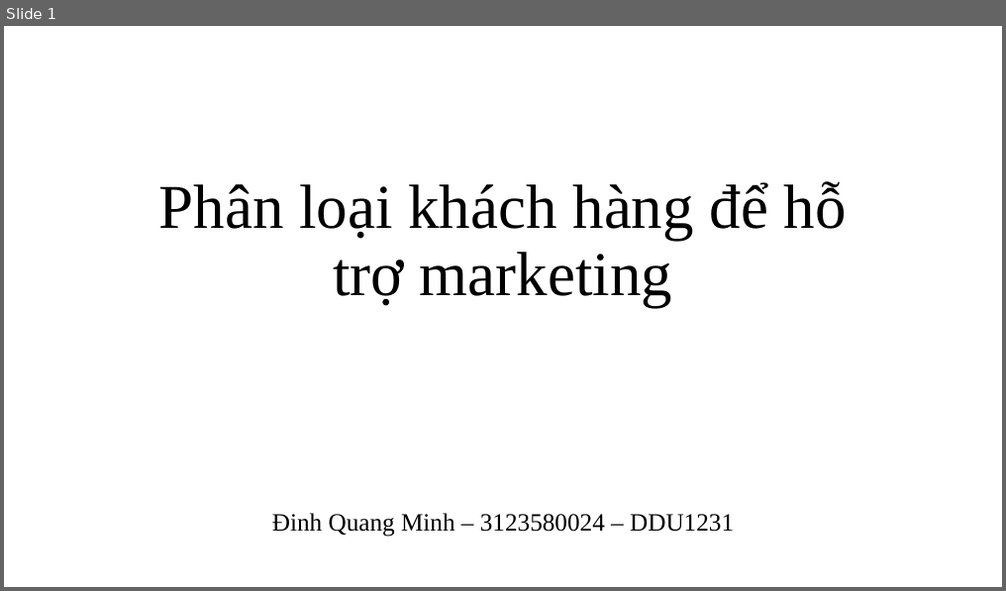
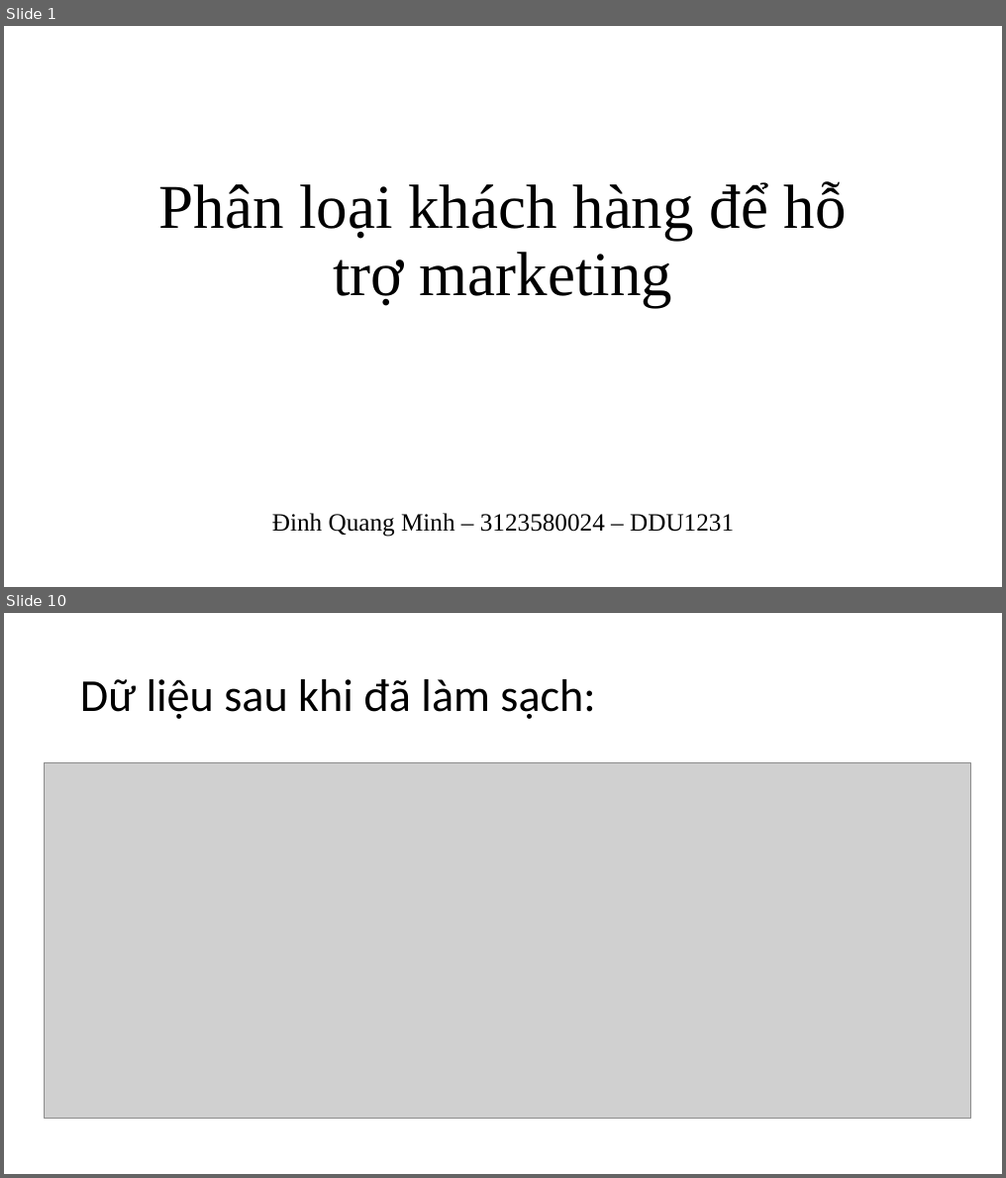
Before and after one commit to QuangMinh03042005/sgu25_kpdl, a slide deck: Lab02/online_retail.pptx. Shown one above the other, each under a label of ours: slide 1 before the commit, slides 1 and 10 after it; the slides between them are not shown. The pictures are 1006x591 and 1006x1178 pixels, drawn with LibreOffice and Linux fonts; fonts in the diff are those of the drawing; grey boxes stand for pictures. Boxes give left, top, right and bottom in pixels: in the first picture for what was removed or moved away, otherwise in the second. Text is boxed around its words. In the diff, an @@ line names an element or a change of style, - is before the commit and + after.

```diff
--- a/Lab02/online_retail.pptx
+++ b/Lab02/online_retail.pptx
@@ slide 10 added at (4,613,1002,1174), background #FFFFFF @@
@@ title added at (80,679,595,719), 44 pt, text #000000 @@
+Dữ liệu sau khi đã làm sạch:
@@ picture added at (45,762,970,1119) @@
```
Also in this commit, not shown: 1 slide changed, 22 other slides added, 2 other files.
